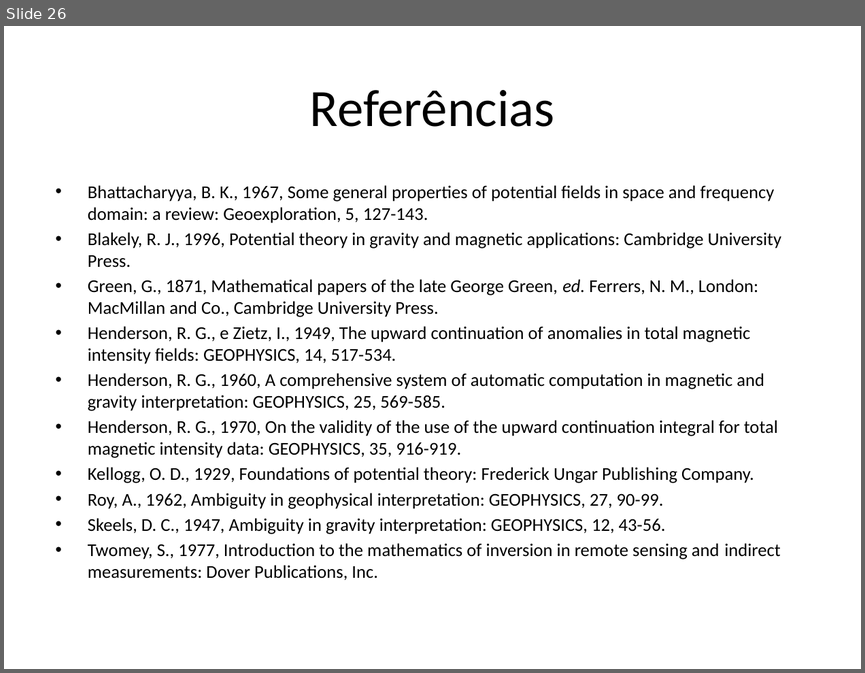
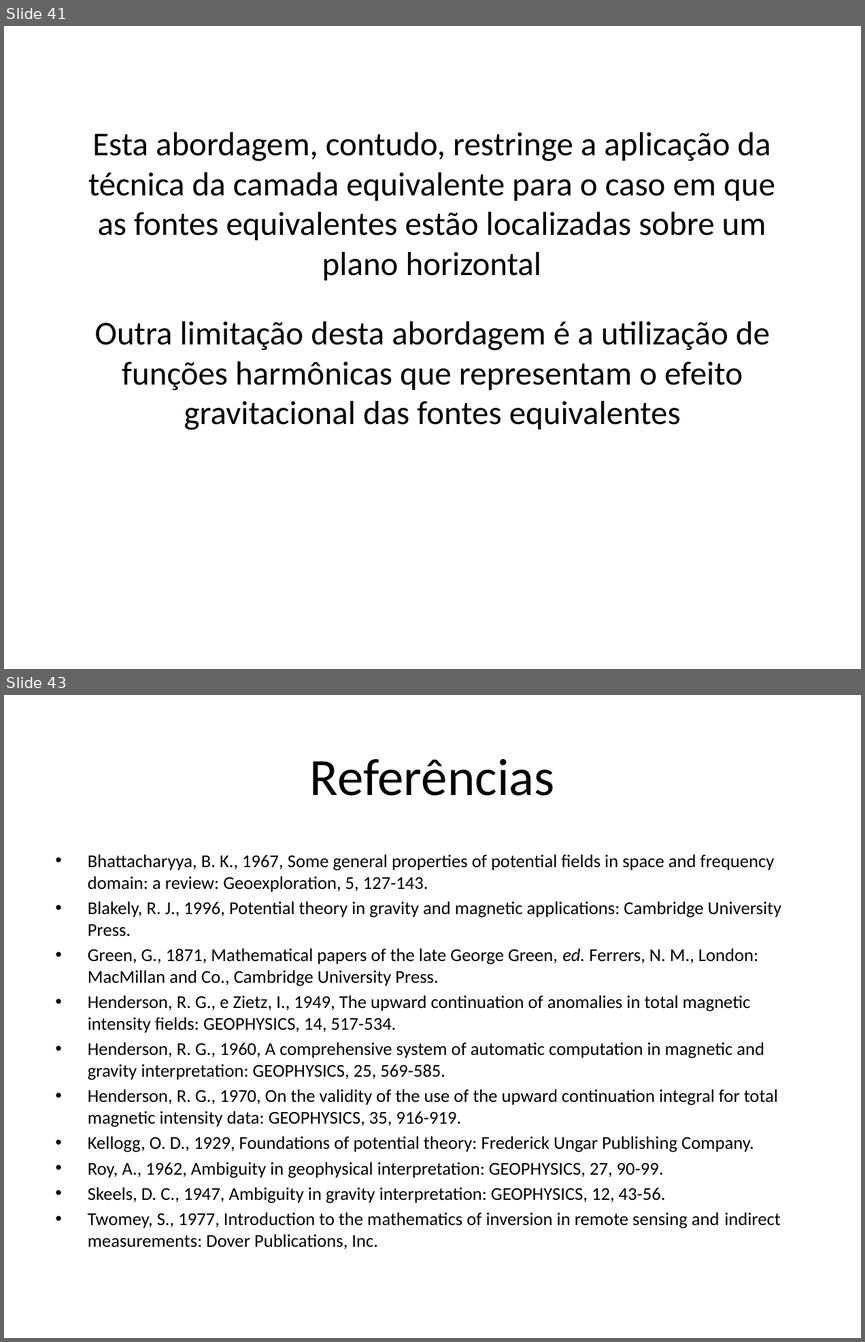
Before and after one commit to pinga-lab/CE-VII-SimBGf-2016, a slide deck: slides/8_integral_continuacao.pptx. Shown one above the other, each under a label of ours: slide 26 before the commit, slides 41 and 43 after it; the slides between them are not shown. The pictures are 865x673 and 865x1342 pixels, drawn with LibreOffice and Linux fonts; fonts in the diff are those of the drawing. Boxes give left, top, right and bottom in pixels: in the first picture for what was removed or moved away, otherwise in the second. Text is boxed around its words. In the diff, an @@ line names an element or a change of style, - is before the commit and + after.

Commit message:
generalizacao da integral de continuacao para cima

```diff
--- a/slides/8_integral_continuacao.pptx
+++ b/slides/8_integral_continuacao.pptx
@@ slide 41 added at box(4, 26, 861, 669), background #FFFFFF @@
@@ text added at box(88, 132, 775, 280), 28 pt, text #000000 @@
+Esta abordagem, contudo, restringe a aplicação da técnica da camada equivalente para o caso em que as fontes equivalentes estão localizadas sobre um plano horizontal
@@ text added at box(95, 321, 770, 430), 28 pt, text #000000 @@
+Outra limitação desta abordagem é a utilização de funções harmônicas que representam o efeito gravitacional das fontes equivalentes
@@ what was slide 26 is now slide 43 @@
```
Also in this commit, not shown: 16 other slides added, 3 other files.
